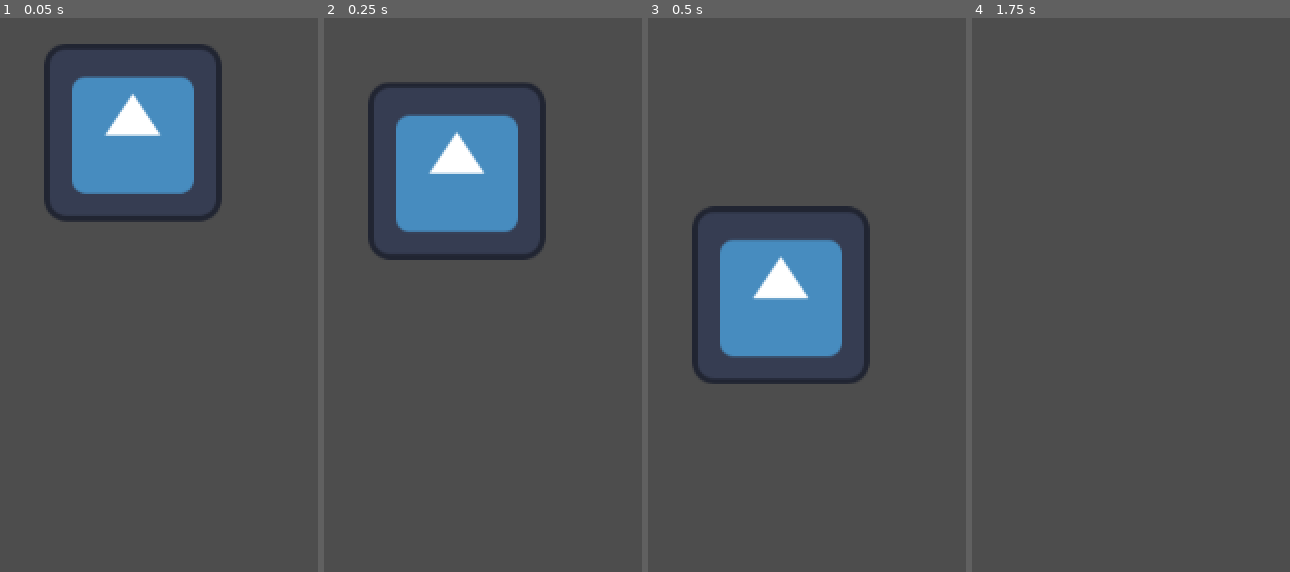
Above: before the commit, frames 1-4 (left to right).
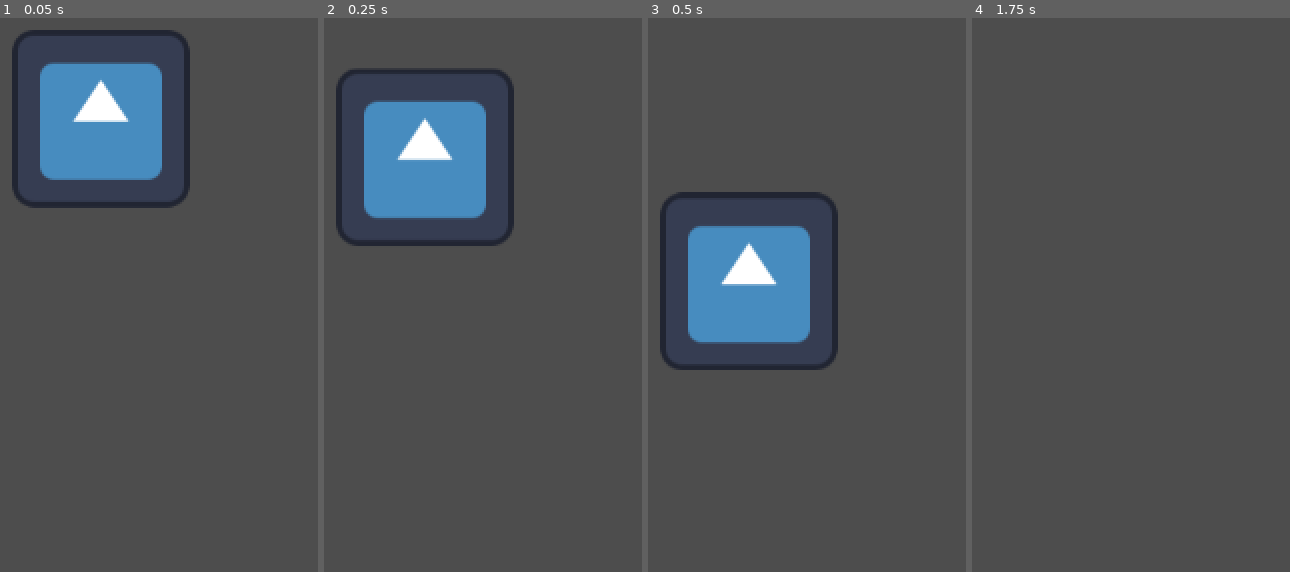
Above: after the commit, the same moments.

Repository: lucbic64/godot-platformer-game
Game: Godot game, scene res://scenes/test_world.tscn
The game is run twice, just before and just after one commit, with the same random seed, the same clock (stepped at 60 frames per second) and the same inputs. The engine's default icon, where the game draws it, is replaced by a stand-in: a white triangle on a blue panel in a dark square.
Inputs:
- Up to frame 1 (0.05 s): no input
- Up to frame 2 (0.25 s): no input
- Up to frame 3 (0.5 s): no input
- Up to frame 4 (1.75 s): tap Enter (ui_accept) at 0.5, 0.77, 1.25, 1.52 s; hold Right (ui_right) from 0.53 s (still down)

The runs differ from the first frame. In frame 1, 11% of the frame differs, in the area x 3-70%, y 2-37%; in frame 2, 11%; in frame 3, 11%, in the area x 3-70%, y 31-67%; in frame 4, nothing differs.

Commit message:
Move player
moved the player/reset childrens` relative position

Diff:
--- a/scenes/test_world.tscn
+++ b/scenes/test_world.tscn
@@ -4,11 +4,12 @@
 [ext_resource type="Script" path="res://scripts/player.gd" id="1_q8arx"]
 
 [sub_resource type="RectangleShape2D" id="RectangleShape2D_xpq11"]
+size = Vector2(128, 128)
 
 [node name="TestWorld" type="Node2D"]
 
 [node name="Player" type="CharacterBody2D" parent="."]
-position = Vector2(300, 150)
+position = Vector2(550, 320)
 script = ExtResource("1_q8arx")
 metadata/_edit_group_ = true
 
@@ -16,5 +17,4 @@
 shape = SubResource("RectangleShape2D_xpq11")
 
 [node name="Icon" type="Sprite2D" parent="Player"]
-position = Vector2(273, 180)
 texture = ExtResource("1_2c12c")
